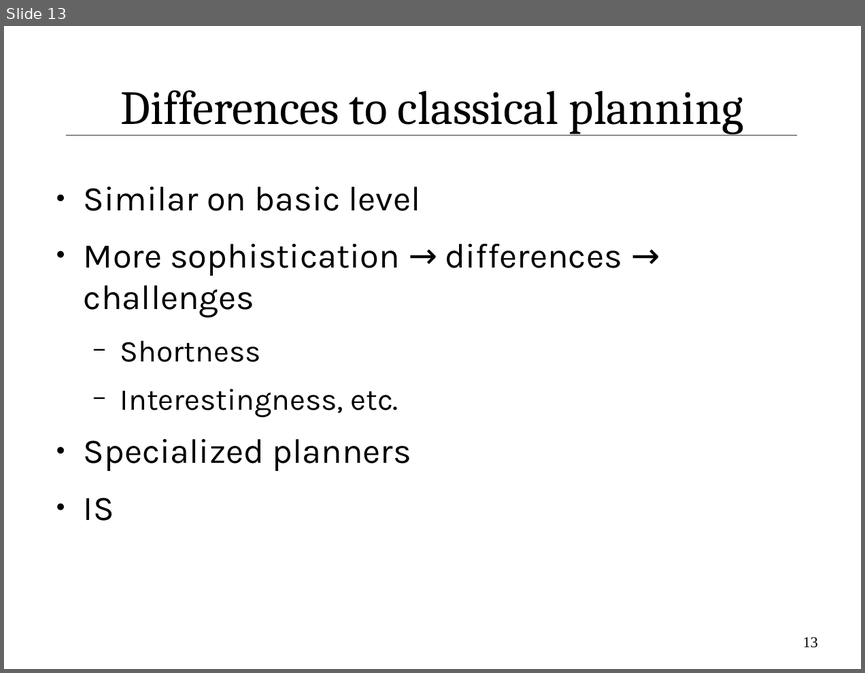
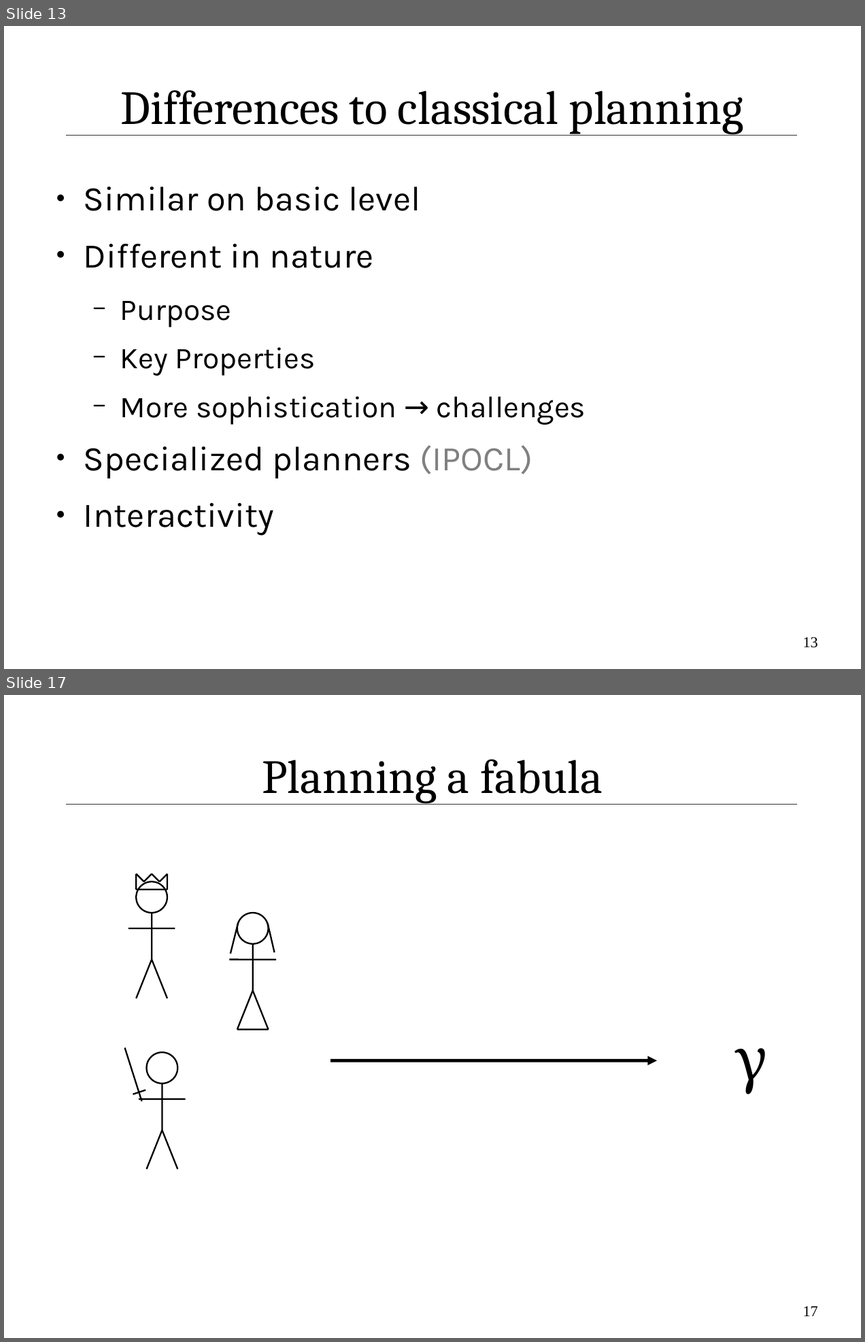
Before and after one commit to IllDepence/ai_seminar, a slide deck: praes/praes.odp. Shown one above the other, each under a label of ours: slide 13 before the commit, slides 13 and 17 after it; the slides between them are not shown. The pictures are 865x673 and 865x1342 pixels, drawn with LibreOffice and Linux fonts; fonts in the diff are those of the drawing. Boxes give left, top, right and bottom in pixels: in the first picture for what was removed or moved away, otherwise in the second. Text is boxed around its words. In the diff, an @@ line names an element or a change of style, - is before the commit and + after.

```diff
--- a/praes/praes.odp
+++ b/praes/praes.odp
@@ slide 17 added at (4,695,861,1338), background #FFFFFF; not listed: 1 template element that a slide beside it also shows @@
@@ title added at (262,759,602,803), 44 pt, text #000000 @@
+Planning a fabula
@@ group added at (128,881,175,998): 4 lines, 1 ellipse @@
@@ group added at (136,874,167,889): 7 lines @@
@@ group added at (230,913,276,1030): 4 lines, 1 ellipse @@
@@ line added from (238, 922) to (230, 953), #000000 1.45 pt @@
@@ line added from (268, 923) to (275, 952), #000000 1.45 pt @@
@@ line added from (237, 1030) to (269, 1030), #000000 1.45 pt @@
@@ line added from (141, 1101) to (124, 1048), #000000 1.45 pt @@
@@ group added at (139,1052,185,1168): 4 lines, 1 ellipse @@
@@ arrow added from (330, 1060) to (657, 1060), #000000 2.89 pt @@
@@ text added at (734,1048,768,1094), 54 pt, text #000000 @@
+γ
@@ line added from (145, 1090) to (133, 1094), #000000 1.45 pt @@
@@ page number added at (803,1306,818,1316), 14 pt, text #000000 @@
+17
@@ slide 13 changed as well @@
@@ text at (84,244,586,535): text changed @@
-● More sophistication → differences → challenges
-  − Shortness
-  − Interestingness, etc.
-● Specialized planners
-● IS
+● Different in nature
+  − Purpose
+  − Key Properties
+  − More sophistication → challenges
+● Specialized planners (IPOCL)
+● Interactivity
```
Also in this commit, not shown: 14 other slides changed, 9 other slides added, 2 slides removed, 4 other files.
